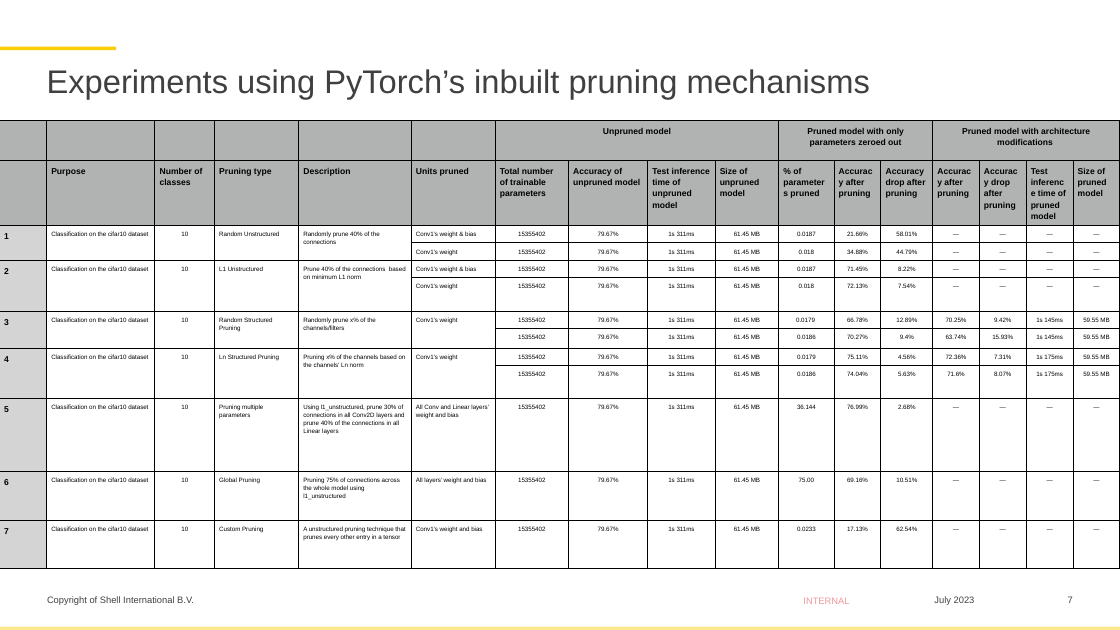
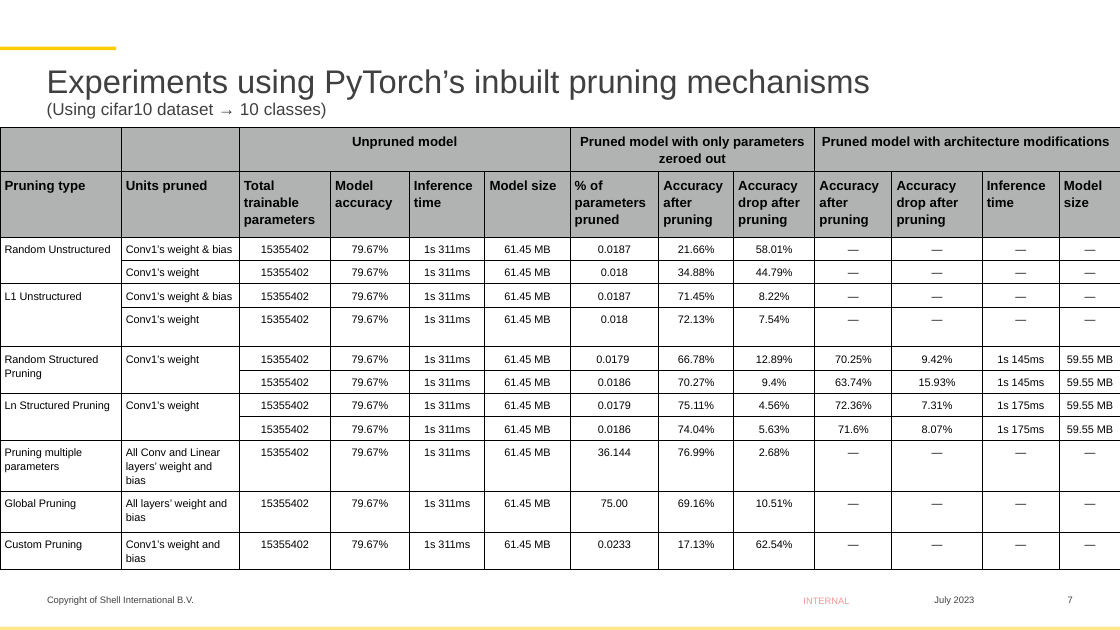
Before and after one commit to Riddhi-Chatterjee/Model-Pruning, a slide deck: slide 7 of documentation/Model-Pruning-23.pptx. Drawn at 1120x630 pixels with LibreOffice and Linux fonts; fonts in the diff are those of the drawing; background and template pictures are left out. Boxes give left, top, right and bottom in pixels: in the first picture for what was removed or moved away, otherwise in the second. Text is boxed around its words. In the diff, an @@ line names an element or a change of style, - is before the commit and + after.

```diff
--- a/documentation/Model-Pruning-23.pptx
+++ b/documentation/Model-Pruning-23.pptx
@@ title at [47, 69, 870, 119]: text changed @@
-Experiments using PyTorch’s inbuilt pruning mechanisms
+Experiments using PyTorch’s inbuilt pruning mechanisms
+(Using cifar10 dataset → 10 classes)
@@ table at [0, 128, 1120, 566] @@
-column 1:  |  | 1 |  | 2 |  | 3 |  | 4 |  | 5 | 6 | 7
-column 2:  | Purpose | Classification on the cifar10 dataset |  | Classification on the cifar10 dataset |  | Classification on the cifar10 dataset |  | Classification on the cifar10 dataset |  | Classification on the cifar10 dataset | Classification on the cifar10 dataset | Classification on the cifar10 dataset
-column 3:  | Number of classes | 10 |  | 10 |  | 10 |  | 10 |  | 10 | 10 | 10
-column 5:  | Description | Randomly prune 40% of the connections |  | Prune 40% of the connections based on minimum L1 norm |  | Randomly prune x% of the channels/filters |  | Pruning x% of the channels based on the channels' Ln norm |  | Using l1_unstructured, prune 30% of connections in all Conv2D layers and prune 40% of the connections in all Linear layers | Pruning 75% of connections across the whole model using l1_unstructured | A unstructured pruning technique that prunes every other entry in a tensor
-column 3, row 2: Total number of trainable parameters
+column 3, row 2: Total trainable parameters
-column 4, row 2: Accuracy of unpruned model
+column 4, row 2: Model accuracy
-column 5, row 2: Test inference time of unpruned model
+column 5, row 2: Inference time
-column 6, row 2: Size of unpruned model
+column 6, row 2: Model size
-column 12, row 2: Test inference time of pruned model
+column 12, row 2: Inference time
-column 13, row 2: Size of pruned model
+column 13, row 2: Model size
@@ table: place and size @@
-table at [0, 120, 1120, 544]
+table at [0, 128, 1120, 566]
```
Also in this commit, not shown: 3 other slides changed, 1 other file.
